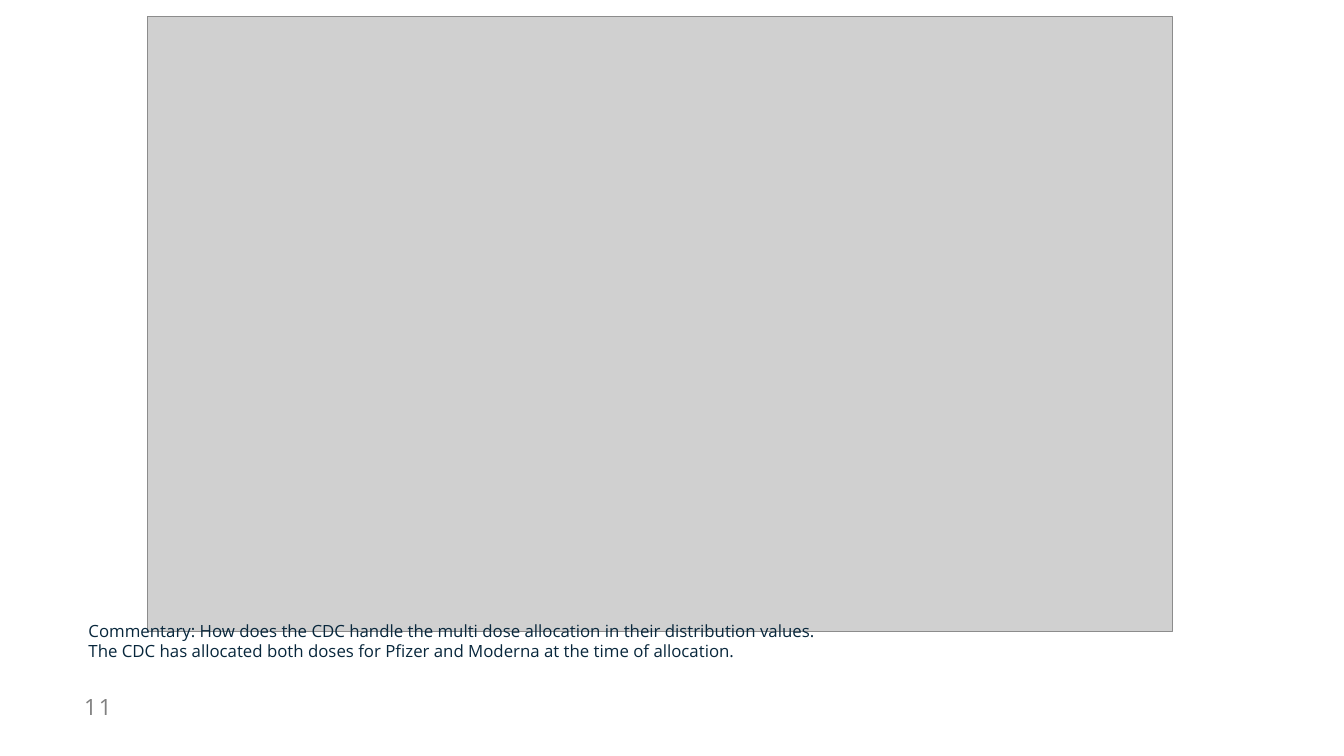
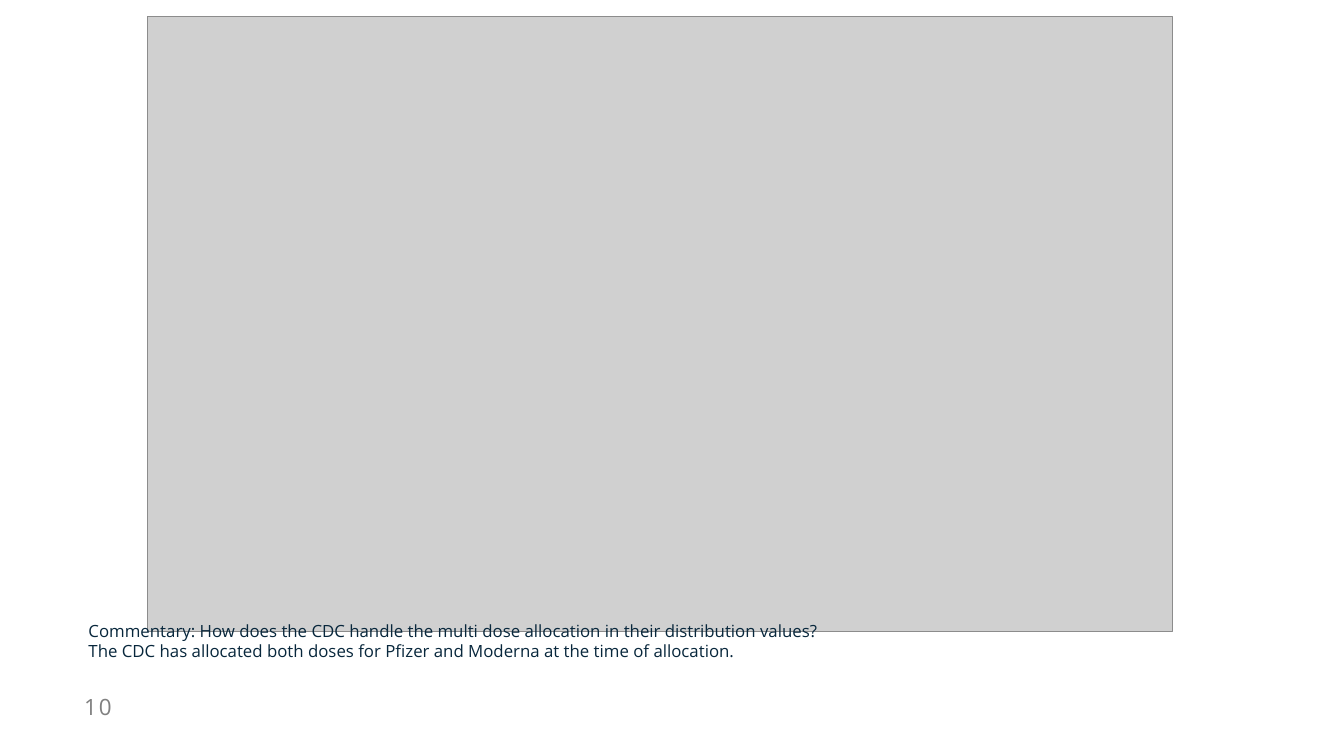
Before and after one commit to NicoleLund/covid_vaccine_availability, a slide deck: slide 10 of presentation/Project_one.pptx (slide 11 before the commit). Drawn at 1344x756 pixels with LibreOffice and Linux fonts; fonts in the diff are those of the drawing; grey boxes stand for pictures. Boxes give left, top, right and bottom in pixels: in the first picture for what was removed or moved away, otherwise in the second. Text is boxed around its words. In the diff, an @@ line names an element or a change of style, - is before the commit and + after.

```diff
--- a/presentation/Project_one.pptx
+++ b/presentation/Project_one.pptx
@@ text at [88, 622, 817, 643]: text changed @@
-Commentary: How does the CDC handle the multi dose allocation in their distribution values.
+Commentary: How does the CDC handle the multi dose allocation in their distribution values?
@@ page number at [84, 699, 112, 715]: text changed @@
-11
+10
```
Also in this commit, not shown: 5 other slides changed, 4 slides added, 11 slides removed.
